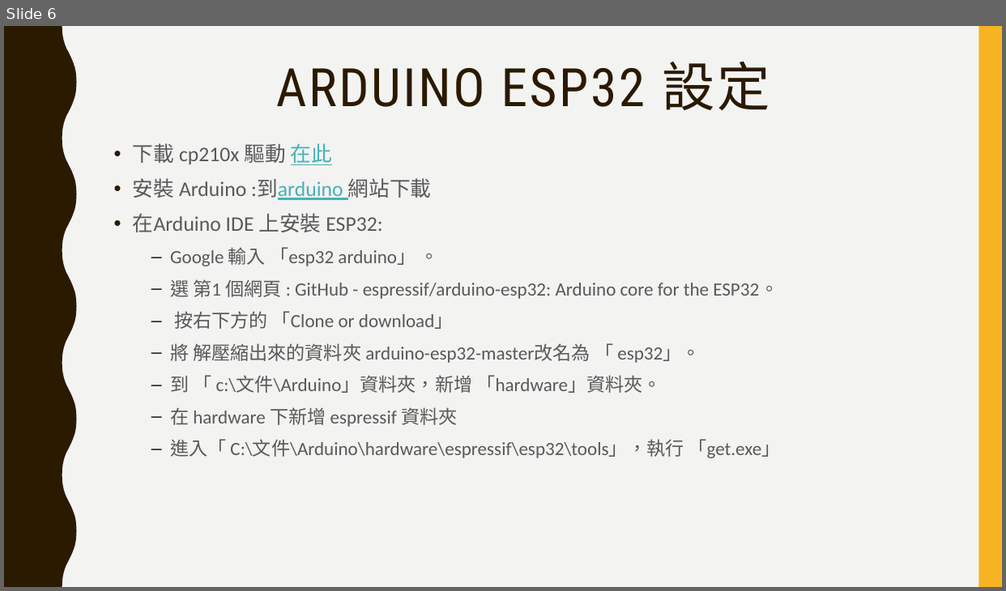
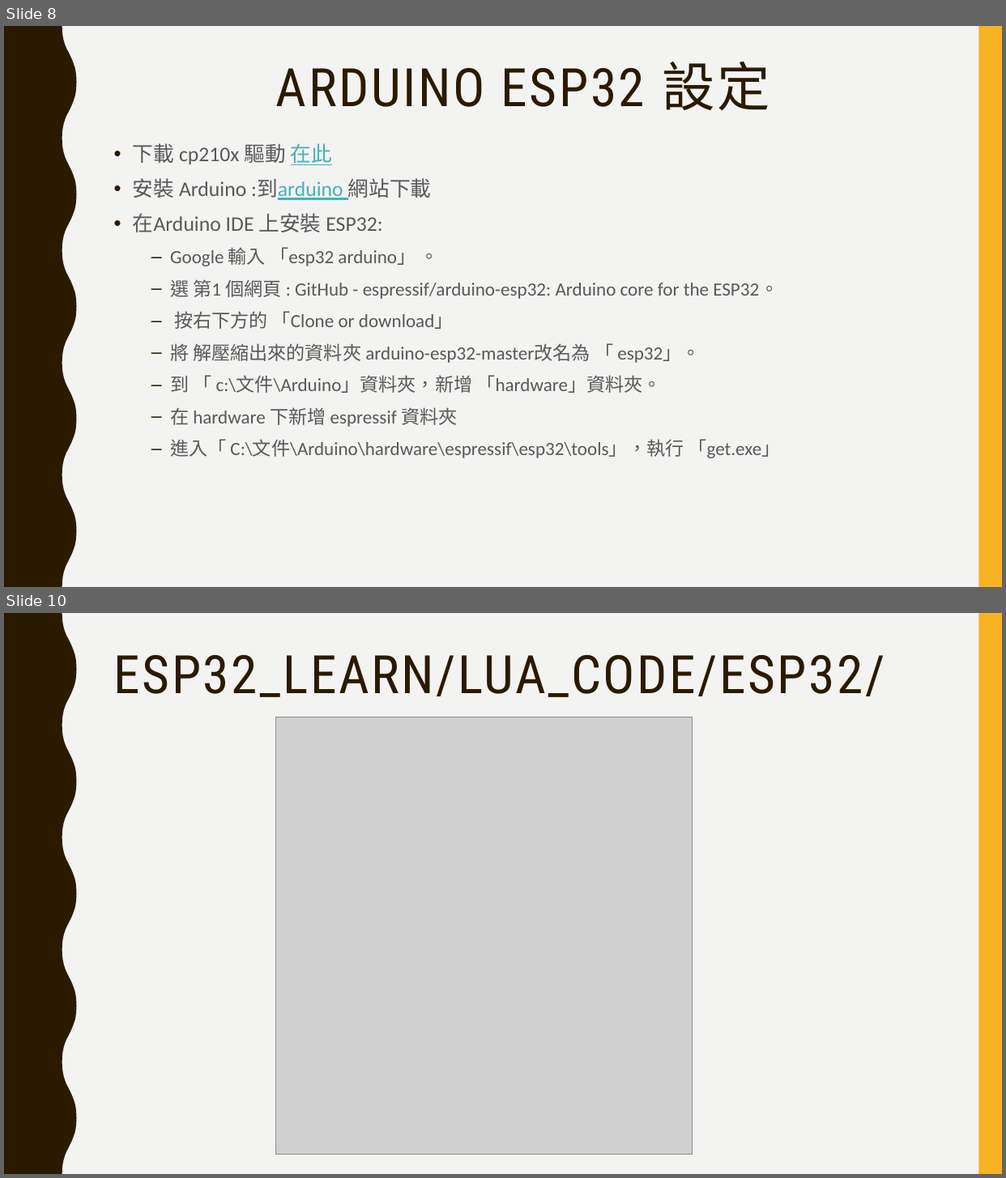
Before and after one commit to jumbokh/esp32_learn, a slide deck: DOIT-ESP32.pptx. Shown one above the other, each under a label of ours: slide 6 before the commit, slides 8 and 10 after it; the slides between them are not shown. The pictures are 1006x591 and 1006x1178 pixels, drawn with LibreOffice and Linux fonts; fonts in the diff are those of the drawing; grey boxes stand for pictures. Boxes give left, top, right and bottom in pixels: in the first picture for what was removed or moved away, otherwise in the second. Text is boxed around its words. In the diff, an @@ line names an element or a change of style, - is before the commit and + after.

```diff
--- a/DOIT-ESP32.pptx
+++ b/DOIT-ESP32.pptx
@@ slide 10 added at [4,613,1002,1174], background #F3F3F2; not listed: 2 template elements that a slide beside it also shows @@
@@ title added at [114,655,885,697], 51 pt, text #2A1A00 @@
+ESP32_LEARN/LUA_CODE/ESP32/
@@ picture added at [275,717,692,1155] @@
@@ what was slide 6 is now slide 8 @@
```
Also in this commit, not shown: 1 slide changed, 4 other slides added, 4 other files.
